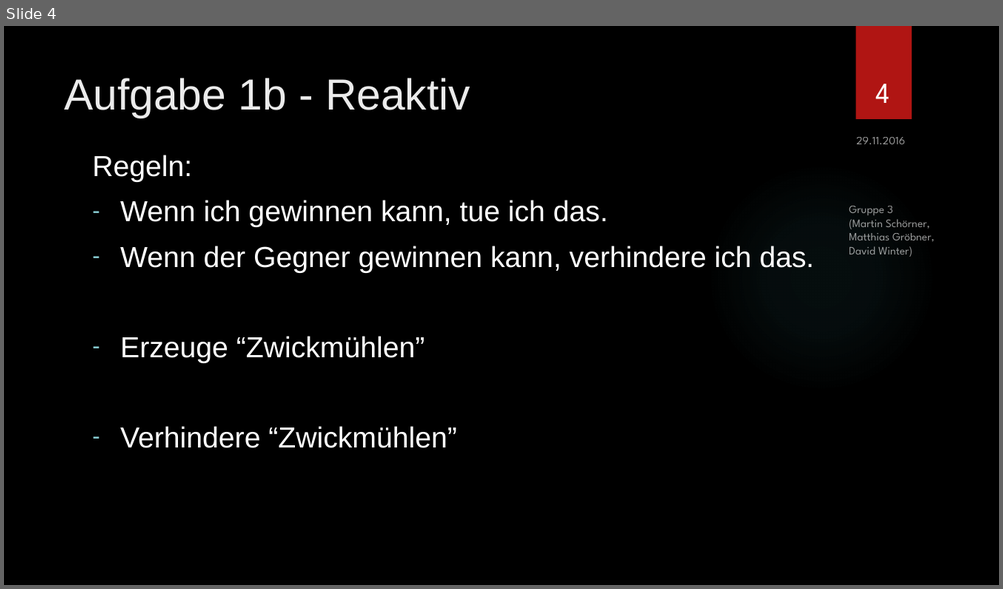
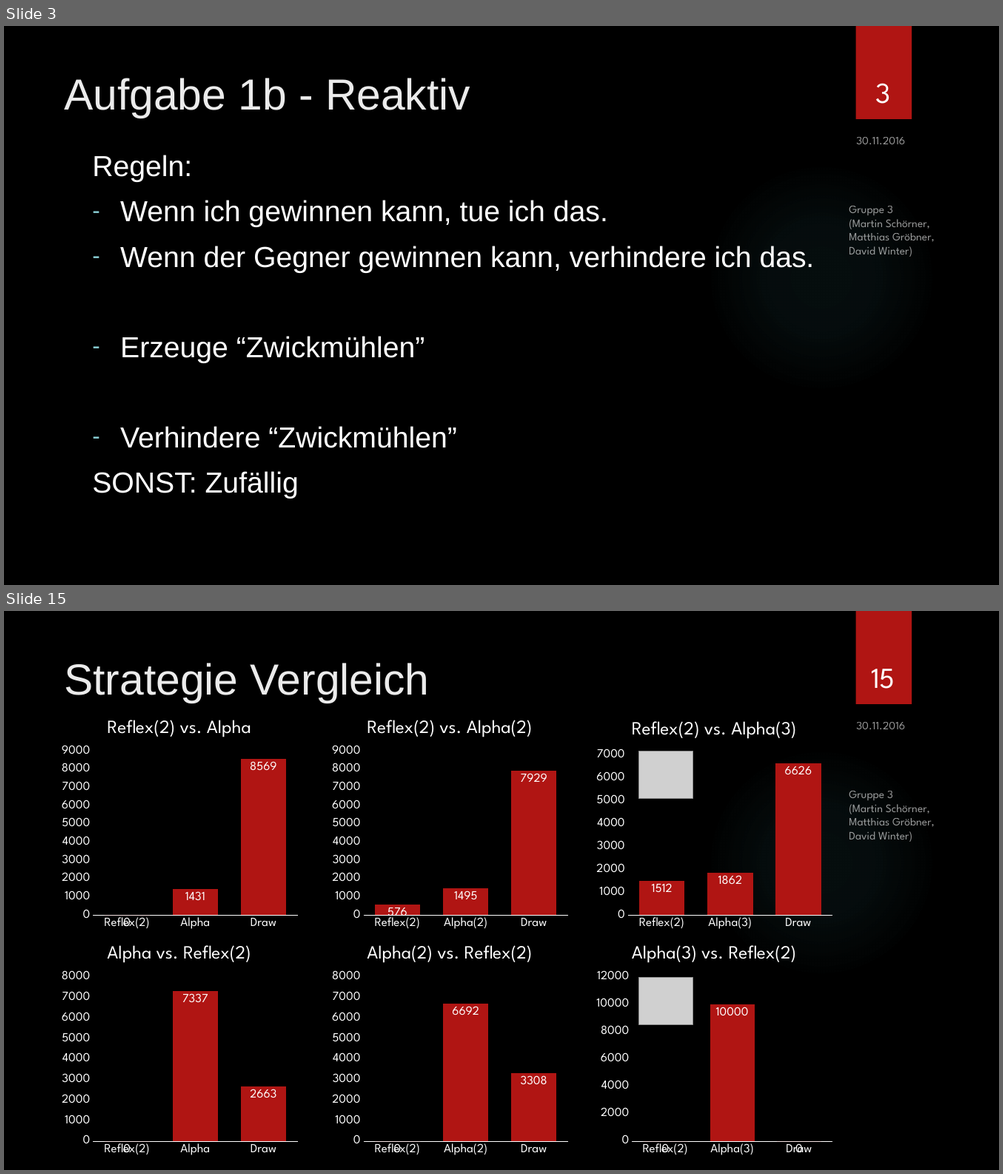
Before and after one commit to SOAS-Uni-Augsburg/ws16-17-group-03, a slide deck: Blatt-06/Präsentation.pptx. Shown one above the other, each under a label of ours: slide 4 before the commit, slides 3 and 15 after it; the slides between them are not shown. The pictures are 1003x589 and 1003x1174 pixels, drawn with LibreOffice and Linux fonts; fonts in the diff are those of the drawing; grey boxes stand for pictures; background and template pictures are left out. Boxes give left, top, right and bottom in pixels: in the first picture for what was removed or moved away, otherwise in the second. Text is boxed around its words. In the diff, an @@ line names an element or a change of style, - is before the commit and + after.

```diff
--- a/Blatt-06/Präsentation.pptx
+++ b/Blatt-06/Präsentation.pptx
@@ slide 15 added at bbox=[4, 611, 999, 1170], background picture (left out); not listed: 2 template elements that a slide beside it also shows @@
@@ title added at bbox=[64, 663, 430, 703], 42 pt, text #EBEBEB @@
+Strategie Vergleich
@@ page number added at bbox=[871, 669, 895, 689], 28 pt, text #FFFFFF @@
+15
@@ column chart added at bbox=[57, 708, 302, 935] @@
+title "Reflex(2) vs. Alpha "
+categories: Reflex(2), Alpha, Draw
+Series 1: 0, 1431, 8569
@@ column chart added at bbox=[327, 708, 572, 935] @@
+title "Reflex(2) vs. Alpha(2) "
+categories: Reflex(2), Alpha(2), Draw
+Series 1: 576, 1495, 7929
@@ column chart added at bbox=[591, 708, 836, 935] @@
+title "Reflex(2) vs. Alpha(3) "
+categories: Reflex(2), Alpha(3), Draw
+Series 1: 1512, 1862, 6626
@@ text added at bbox=[856, 722, 905, 729], 11 pt, text #FFFFFF at 60% opacity @@
+30.11.2016
@@ picture added at bbox=[639, 752, 693, 798] @@
@@ text added at bbox=[848, 791, 934, 842], 11 pt, text #FFFFFF at 60% opacity @@
+Gruppe 3
+(Martin Schörner,
+Matthias Gröbner,
+David Winter)
@@ column chart added at bbox=[57, 934, 302, 1161] @@
+title "Alpha vs. Reflex(2) "
+categories: Reflex(2), Alpha, Draw
+Series 1: 0, 7337, 2663
@@ column chart added at bbox=[327, 934, 572, 1161] @@
+title "Alpha(2) vs. Reflex(2) "
+categories: Reflex(2), Alpha(2), Draw
+Series 1: 0, 6692, 3308
@@ column chart added at bbox=[591, 934, 836, 1161] @@
+title "Alpha(3) vs. Reflex(2) "
+categories: Reflex(2), Alpha(3), Draw
+Series 1: 0, 10000, 0
@@ picture added at bbox=[639, 978, 693, 1025] @@
@@ what was slide 4 is now slide 3 @@
@@ slide 3 changed as well @@
@@ page number at bbox=[875, 83, 890, 104]: text changed @@
-4
+3
@@ text at bbox=[856, 137, 905, 144]: text changed @@
-29.11.2016
+30.11.2016
@@ text at bbox=[92, 471, 299, 499]: paragraph added @@
+SONST: Zufällig
```
Also in this commit, not shown: 5 other slides changed, 11 other slides added, 2 slides removed, 9 other files.
